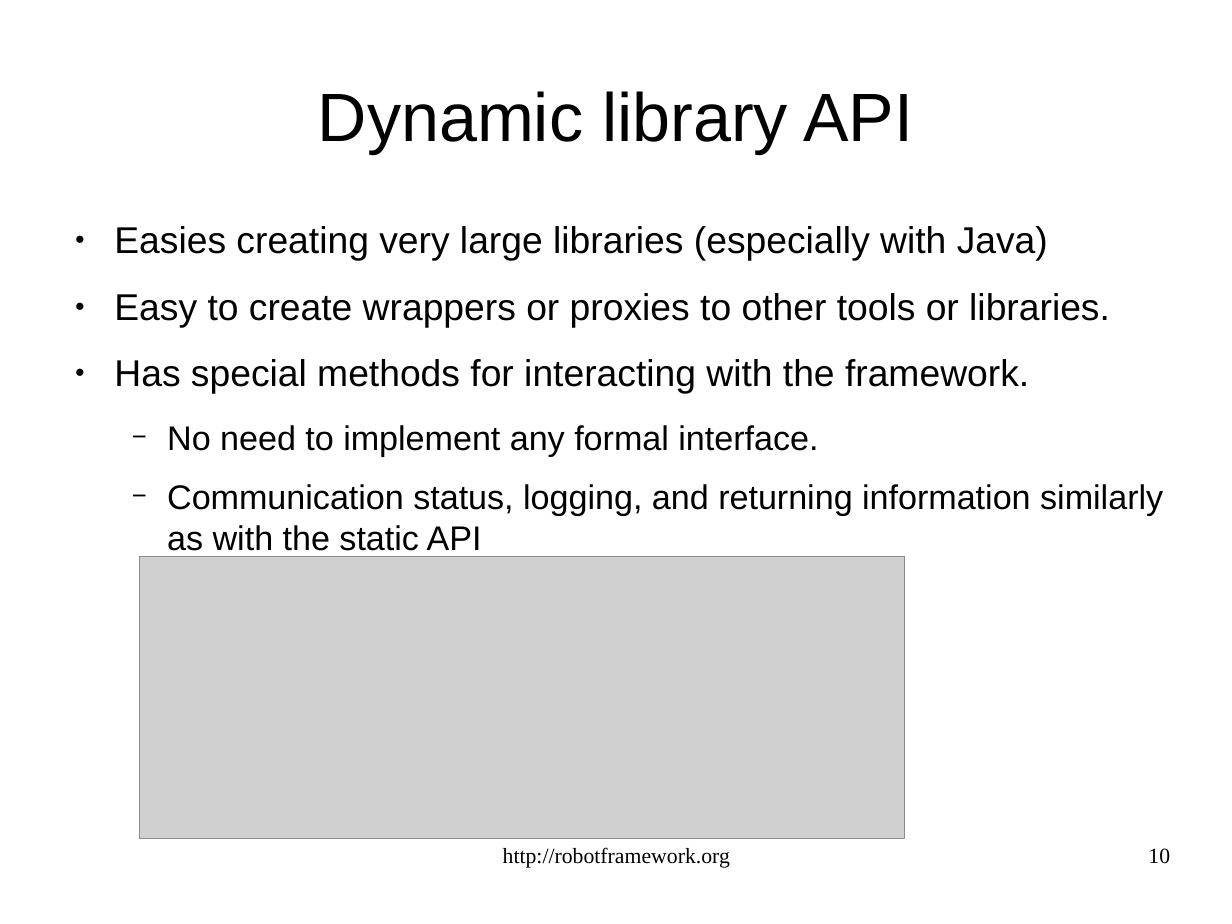
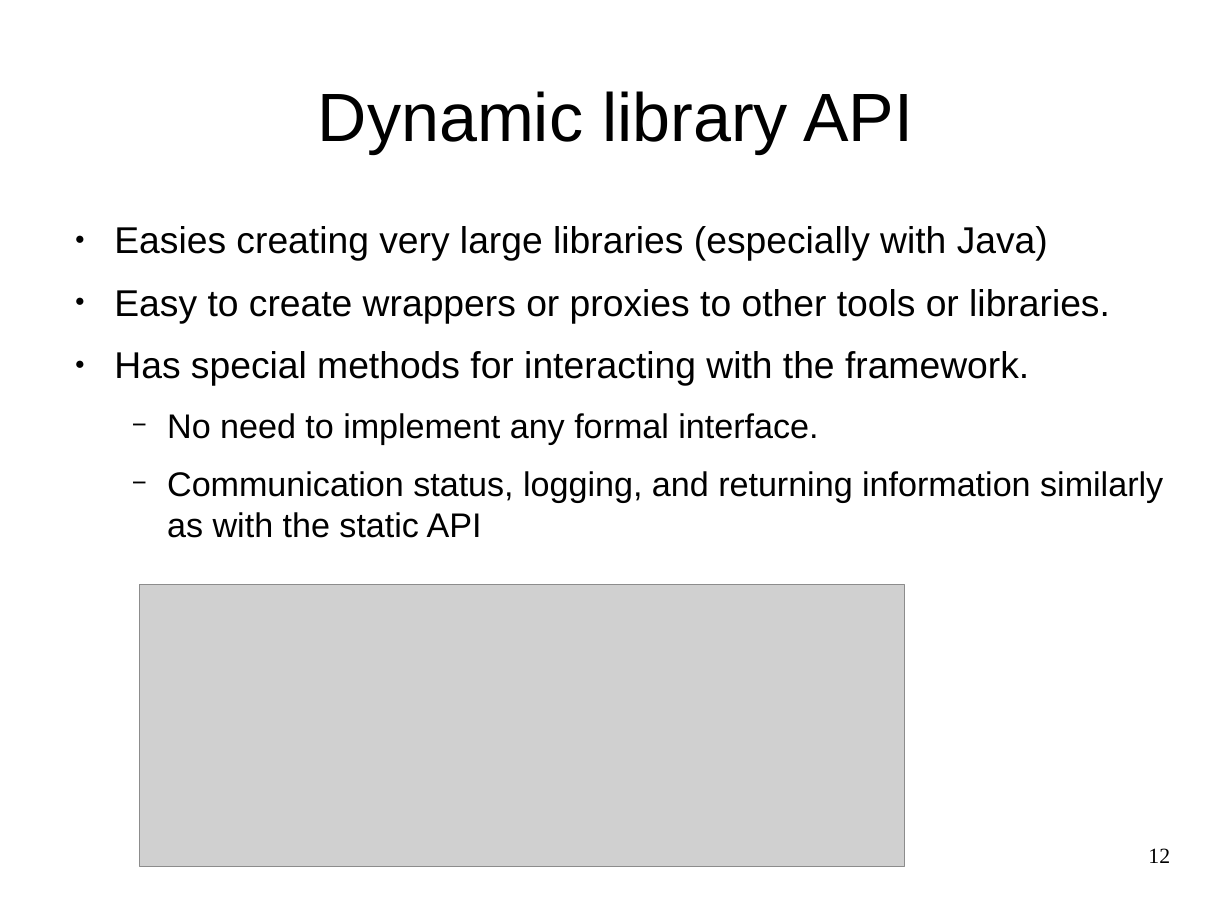
Before and after one commit to gdw2/robot-framework, a slide deck: slide 12 of proto/slides/demoslides.odp (slide 10 before the commit). Drawn at 1232x924 pixels with LibreOffice and Linux fonts; fonts in the diff are those of the drawing; grey boxes stand for pictures. Boxes give left, top, right and bottom in pixels: in the first picture for what was removed or moved away, otherwise in the second. Text is boxed around its words. In the diff, an @@ line names an element or a change of style, - is before the commit and + after.

```diff
--- a/proto/slides/demoslides.odp
+++ b/proto/slides/demoslides.odp
@@ text at (x1=114, y1=226, x2=1110, y2=386): less space between paragraphs @@
@@ picture moved from (x1=140, y1=557, x2=904, y2=838) to (x1=140, y1=585, x2=904, y2=866) @@
@@ text removed at (x1=503, y1=847, x2=730, y2=868) @@
-http://robotframework.org
@@ page number at (x1=1148, y1=848, x2=1170, y2=863): text changed @@
-10
+12
```
Also in this commit, not shown: 25 other slides changed, 1 slide added, 1 slide removed.
